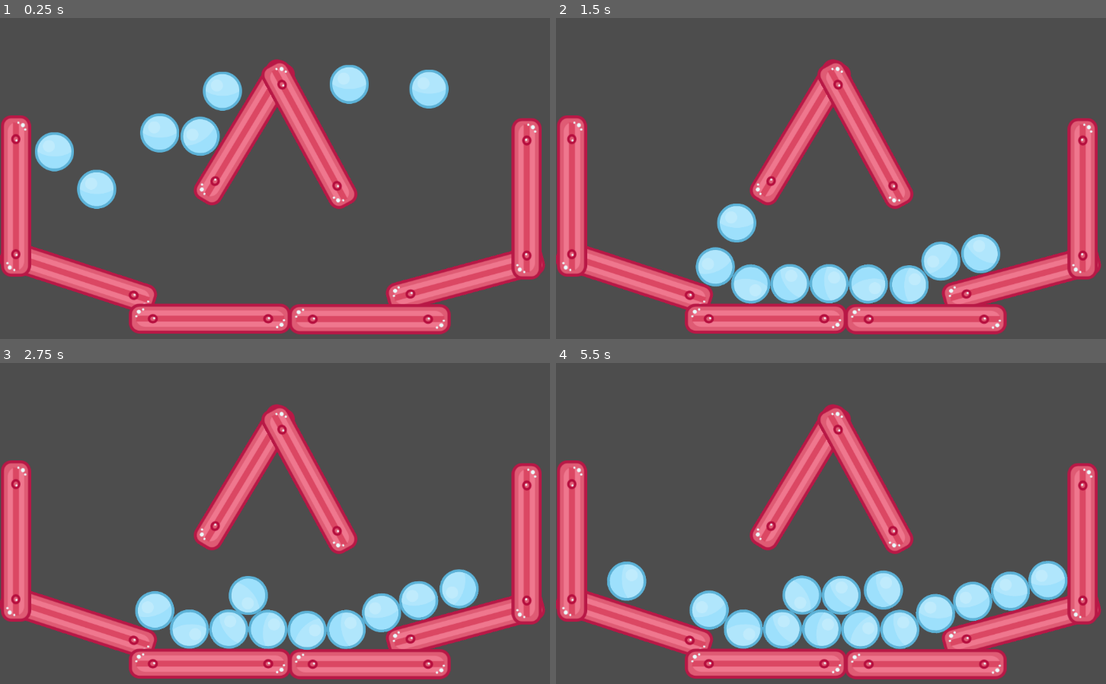
Above: before the commit, frames 1-4 (two rows, left to right).
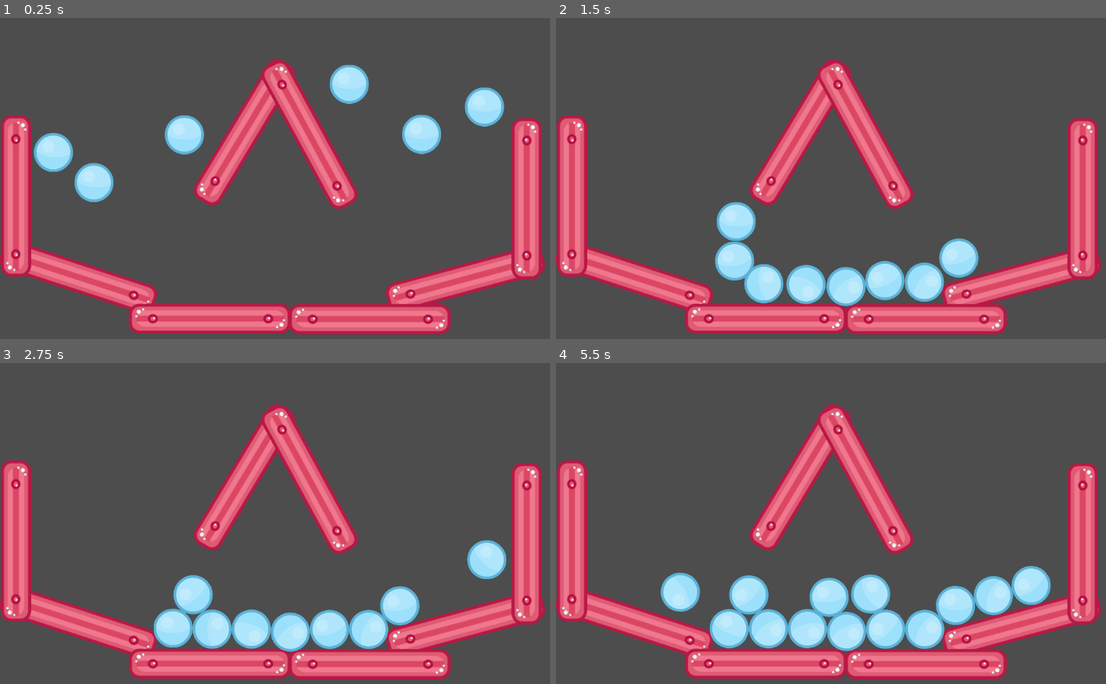
Above: after the commit, the same moments.

Repository: PedroSaraviaQ/gaming-lab
Game: Godot game, scene res://Main.tscn
Same seed, same stepped clock (60 frames per second), same inputs: the game is played once before the commit and once after it.
Inputs (mouse positions are in pixels of both pictures, inside the frame that each line leads up to):
- Up to frame 1 (0.25 s): no input
- Up to frame 2 (1.5 s): move the mouse to (996, 172) at 0.52 s; press the mouse at (996, 172) at 0.53 s; move the mouse to (737, 207) at 1.27 s; release the mouse at (737, 207) at 1.28 s; click (737, 207) at 1.35 s
- Up to frame 3 (2.75 s): move the mouse to (363, 459) at 2.02 s; press the mouse at (363, 459) at 2.03 s
- Up to frame 4 (5.5 s): move the mouse to (831, 600) at 2.77 s; release the mouse at (831, 600) at 2.78 s; click (831, 600) at 2.85 s; move the mouse to (1045, 584) at 3.52 s; press the mouse at (1045, 584) at 3.53 s; move the mouse to (677, 481) at 4.27 s; release the mouse at (677, 481) at 4.28 s; click (677, 481) at 4.35 s; move the mouse to (891, 533) at 5.02 s; press the mouse at (891, 533) at 5.03 s

The runs differ from the first frame. In frame 1, 4.7% of the frame differs, in the area x 6-92%, y 16-60%; in frame 2, 5.3%; in frame 3, 7.5%; in frame 4, 9.5%, in the area x 9-94%, y 61-90%.

Commit message:
change folder name

Diff:
--- a/godot/Instancing/Main.tscn
+++ b/godot/Instancing/Main.tscn
@@ -133,23 +133,20 @@
 shape = SubResource("2")
 
 [node name="Ball" parent="." instance=ExtResource("2")]
-position = Vector2(421, 25)
+position = Vector2(798, 107)
 
 [node name="Ball2" parent="." instance=ExtResource("2")]
-position = Vector2(311, 106)
+position = Vector2(349, 108)
 
 [node name="Ball3" parent="." instance=ExtResource("2")]
 position = Vector2(103, 140)
 
 [node name="Ball4" parent="." instance=ExtResource("2")]
-position = Vector2(183, 41)
+position = Vector2(176, 30)
 gravity_scale = 10.0
 
 [node name="Ball5" parent="." instance=ExtResource("2")]
-position = Vector2(395, 137)
+position = Vector2(917, 55)
 
 [node name="Ball6" parent="." instance=ExtResource("2")]
 position = Vector2(661, 12)
-
-[node name="Ball7" parent="." instance=ExtResource("2")]
-position = Vector2(812, 21)
--- a/godot/Instancing/project.godot
+++ b/godot/Instancing/project.godot
@@ -10,7 +10,7 @@
 
 [application]
 
-config/name="instancing"
+config/name="Instancing"
 run/main_scene="res://Main.tscn"
 config/features=PackedStringArray("4.1")
 config/icon="res://icon.svg"
